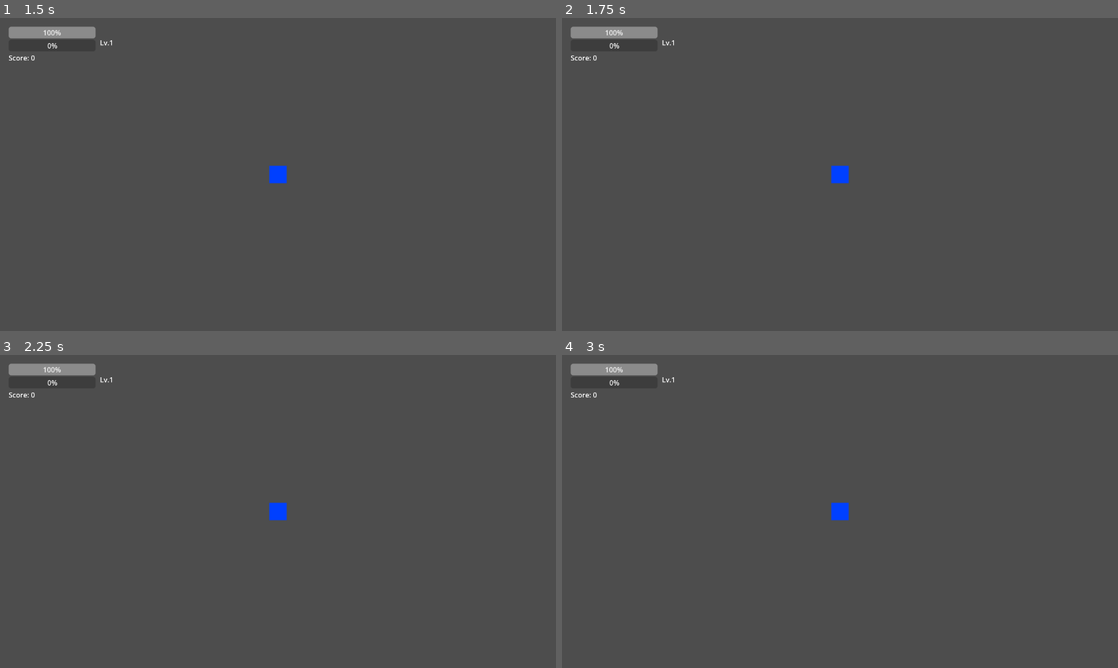
Above: before the commit, frames 1-4 (two rows, left to right).
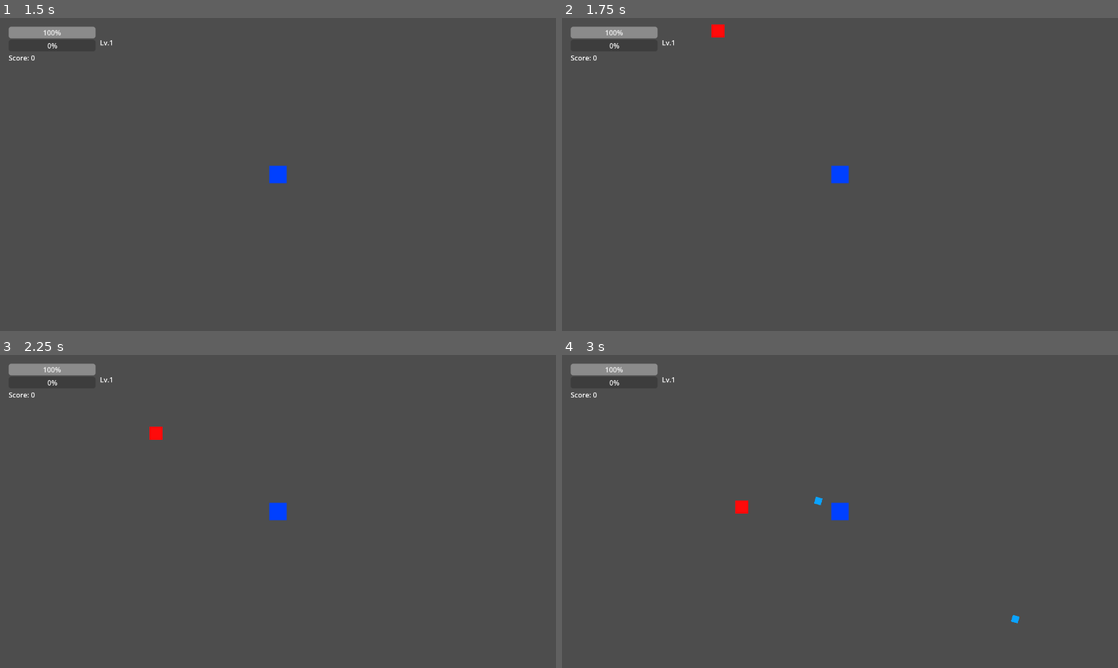
Above: after the commit, the same moments.

Repository: qaz8580111/OneiricDesigner
Game: Godot game, scene res://scenes/core/Main.tscn
The game is run twice, just before and just after one commit, with the same random seed, the same clock (stepped at 60 frames per second) and the same inputs.
Inputs (mouse positions are in pixels of both pictures, inside the frame that each line leads up to):
- Up to frame 1 (1.5 s): click "开始游戏" at 0.5 s; tap Enter (game_confirm) at 1.25, 1.35 s; move the mouse to (250, 237) at 1.27 s; hold W (game_move_up) from 1.28 s (still down); click (250, 237) at 1.42 s
- Up to frame 2 (1.75 s): keep holding W (game_move_up); tap E (game_interact) at 1.55 s
- Up to frame 3 (2.25 s): keep holding W (game_move_up); move the mouse to (444, 558) at 2.02 s; tap E (game_interact) at 2.1 s; click (444, 558) at 2.17 s
- Up to frame 4 (3 s): tap Space (game_shoot) at 2.3, 2.85 s; move the mouse to (673, 464) at 2.77 s; release W (game_move_up) at 2.78 s; hold A (game_move_left) from 2.78 s (still down); click (673, 464) at 2.92 s

Frame 1 is identical in both runs. In frame 2, 0.1% of the frame differs, in the area x 26-30%, y 2-7%; in frame 3, 0.1%; in frame 4, 0.2%, in the area x 31-83%, y 45-86%.
Error after the commit: Invalid access to property or key 'pressed' on a base object of type 'InputEventMouseMotion'. (res://scripts/autoload/InputManager.gd:68)

Commit message:
按键射击且有子弹和弹道；射击方向朝着鼠标指向发射

Diff:
--- a/scenes/gameplay/Bullet.tscn
+++ b/scenes/gameplay/Bullet.tscn
@@ -3,7 +3,7 @@
 [ext_resource type="Script" path="res://scripts/entities/Bullet.gd" id="1"]
 
 [sub_resource type="RectangleShape2D" id="2"]
-size = Vector2(8, 8)
+size = Vector2(16, 16)
 
 [node name="Bullet" type="Area2D"]
 script = ExtResource("1")
@@ -12,7 +12,7 @@
 offset = Vector2(0, 0)
 texture = null
 modulate = Color(0.2, 0.8, 1, 1)
-rect_size = Vector2(8, 8)
+rect_size = Vector2(16, 16)
 
 [node name="CollisionShape2D" type="CollisionShape2D" parent="."]
 shape = SubResource("2")
--- a/scripts/autoload/InputManager.gd
+++ b/scripts/autoload/InputManager.gd
@@ -35,6 +35,9 @@
 ## 缓存的移动向量（供 _process 轮询使用）
 var _cached_movement: Vector2 = Vector2.ZERO
 
+## 缓存的动作按下状态（_input 中捕获，_physics_process 中消费后清除）
+var _just_pressed_actions: Dictionary = {}
+
 ## 上一次检测到的设备类型（用于触发信号）
 var _last_detected_device: String = "keyboard"
 
@@ -61,6 +64,26 @@
 	# 检测设备类型变化
 	_detect_device_from_event(event)
 
+	# 缓存游戏相关动作的按下事件
+	if event.pressed and not event.echo:
+		# 检测鼠标左键射击
+		if event is InputEventMouseButton and event.button_index == MOUSE_BUTTON_LEFT:
+			if _is_action_allowed_in_context("game_shoot"):
+				_just_pressed_actions["game_shoot"] = true
+				return
+
+		# 检查键盘/手柄游戏动作
+		var game_actions: Array[String] = [
+			"game_move_up", "game_move_down", "game_move_left", "game_move_right",
+			"game_shoot", "game_interact", "game_confirm", "game_cancel",
+			"game_advance", "game_skip",
+			"ui_cancel", "ui_confirm"
+		]
+		for action in game_actions:
+			if event.is_action_pressed(action):
+				if _is_action_allowed_in_context(action):
+					_just_pressed_actions[action] = true
+
 
 ## ==================== 公开接口 ====================
 
@@ -82,7 +105,12 @@
 	if not _is_action_allowed_in_context(action):
 		return false
 
-	return Input.is_action_just_pressed(action)
+	# 从 _input 事件缓存中读取（消费后清除）
+	if _just_pressed_actions.has(action) and _just_pressed_actions[action]:
+		_just_pressed_actions[action] = false
+		return true
+
+	return false
 
 
 ## 安全检测动作持续按住
@@ -213,7 +241,7 @@
 
 	# 定义上下文允许的动作列表
 	var allowed_actions: Dictionary = {
-		"GAMEPLAY": ["game_move_", "game_interact", "ui_cancel"],
+		"GAMEPLAY": ["game_move_", "game_interact", "ui_cancel", "game_shoot"],
 		"PAUSE_MENU": ["ui_", "game_interact"],
 		"SETTINGS": ["ui_"],
 		"EVENT_POPUP": ["game_confirm", "game_cancel"],
--- a/scripts/entities/Bullet.gd
+++ b/scripts/entities/Bullet.gd
@@ -2,19 +2,19 @@
 
 @export var speed: float = 500.0
 @export var damage: int = 10
-@export var lifetime: float = 2.0
+@export var screen_margin: float = 100.0
+@export var spawn_offset: float = 30.0
 
 @onready var sprite: Sprite2D = $Sprite2D
 
 var _direction: Vector2 = Vector2.RIGHT
-var _lifetime_timer: float = 0.0
+var _ignore_bodies: Array[Node2D] = []
 
 signal hit(target: Node2D)
 signal destroyed()
 
 func _ready() -> void:
-	_lifetime_timer = lifetime
-	_create_placeholder_texture(sprite, Color(0.2, 0.8, 1, 1), 8, 8)
+	_create_placeholder_texture(sprite, Color(0.2, 0.8, 1, 1), 16, 16)
 	body_entered.connect(_on_body_entered)
 
 func _create_placeholder_texture(sprite_node: Sprite2D, color: Color, width: int, height: int) -> void:
@@ -24,20 +24,39 @@
 	sprite_node.texture = texture
 
 func _physics_process(delta: float) -> void:
-	_lifetime_timer -= delta
-
-	if _lifetime_timer <= 0.0:
-		_destroy()
-		return
-
 	var velocity: Vector2 = _direction * speed
 	position += velocity * delta
+	_check_screen_boundary()
 
 func set_direction(direction: Vector2) -> void:
 	_direction = direction.normalized()
 	rotation = _direction.angle()
+	position += _direction * spawn_offset
+
+func add_ignore_body(body: Node2D) -> void:
+	_ignore_bodies.append(body)
+
+func _check_screen_boundary() -> void:
+	var camera: Camera2D = get_viewport().get_camera_2d()
+	if camera == null:
+		return
+
+	var screen_size: Vector2 = get_viewport_rect().size
+	var camera_pos: Vector2 = camera.global_position
+	var half_screen: Vector2 = screen_size / 2.0
+	var margin: float = screen_margin
+
+	var visible_rect: Rect2 = Rect2(
+		camera_pos - half_screen - Vector2(margin, margin),
+		screen_size + Vector2(margin * 2, margin * 2)
+	)
+
+	if not visible_rect.has_point(global_position):
+		_destroy()
 
 func _on_body_entered(body: Node2D) -> void:
+	if body in _ignore_bodies:
+		return
 	if body.has_method("take_damage"):
 		hit.emit(body)
 		_destroy()
--- a/scripts/entities/GameWorld.gd
+++ b/scripts/entities/GameWorld.gd
@@ -64,9 +64,11 @@
 
 func _on_player_shot(position: Vector2, direction: Vector2) -> void:
 	var bullet: Area2D = BULLET_SCENE.instantiate()
-	bullet.position = position
+	add_child(bullet)
+	bullet.global_position = position
 	bullet.set_direction(direction)
-	add_child(bullet)
+	if bullet.has_method("add_ignore_body") and player:
+		bullet.add_ignore_body(player)
 	_bullets.append(bullet)
 
 	bullet.hit.connect(_on_bullet_hit)
--- a/scripts/entities/Main.gd
+++ b/scripts/entities/Main.gd
@@ -82,6 +82,11 @@
 	player.position = Vector2(get_viewport_rect().size.x / 2, get_viewport_rect().size.y / 2)
 	game_world_container.add_child(player)
 
+	# 设置 GameWorld 的玩家引用并连接信号
+	game_world.player = player
+	player.shot.connect(game_world._on_player_shot)
+	player.killed.connect(game_world._on_player_killed)
+
 	game_hud = GAME_HUD_SCENE.instantiate()
 	ui_stack.add_child(game_hud)
 
--- a/scripts/entities/Player.gd
+++ b/scripts/entities/Player.gd
@@ -53,13 +53,9 @@
 		_shoot_timer = shoot_cooldown
 
 func _shoot() -> void:
-	var direction: Vector2 = Vector2.RIGHT
-
-	var input_dir: Vector2 = InputManager.get_movement()
-	if input_dir != Vector2.ZERO:
-		direction = input_dir.normalized()
-
-	shot.emit(position, direction)
+	var mouse_pos: Vector2 = get_global_mouse_position()
+	var direction: Vector2 = (mouse_pos - global_position).normalized()
+	shot.emit(global_position, direction)
 
 func take_damage(amount: int) -> void:
 	health -= amount
